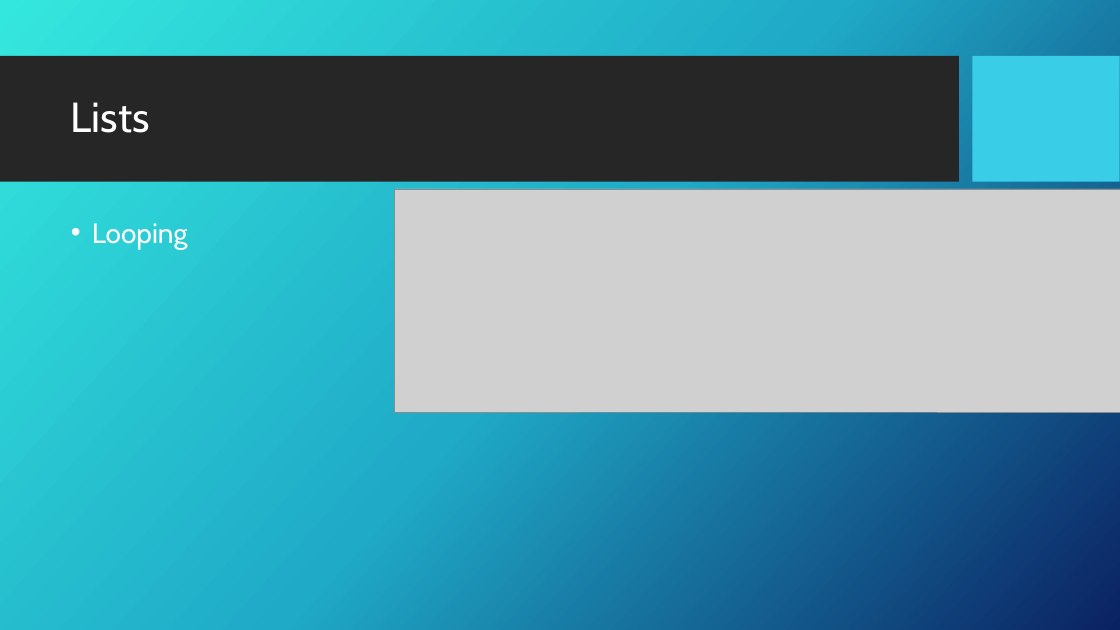
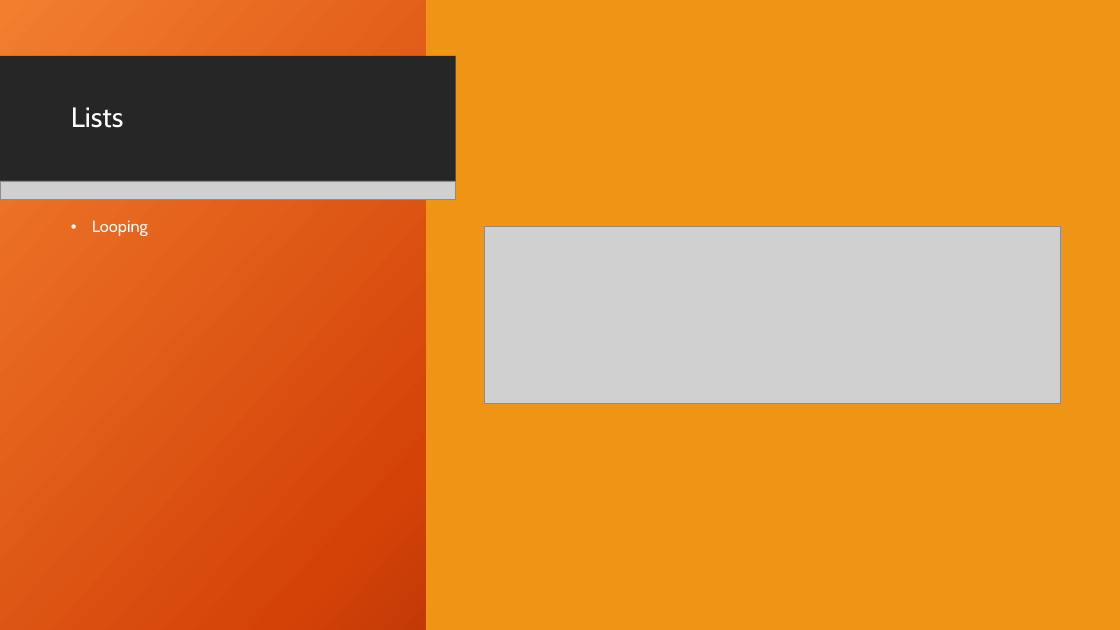
Before and after one commit to GDSC-ADEK/dart-flutter-course, a slide deck: slide 19 of week2/week2_slideshow.pptx (slide 18 before the commit). Drawn at 1120x630 pixels with LibreOffice and Linux fonts; fonts in the diff are those of the drawing; grey boxes stand for pictures; background and template pictures are left out. Boxes give left, top, right and bottom in pixels: in the first picture for what was removed or moved away, otherwise in the second. Text is boxed around its words. In the diff, an @@ line names an element or a change of style, - is before the commit and + after.

```diff
--- a/week2/week2_slideshow.pptx
+++ b/week2/week2_slideshow.pptx
@@ rectangle added at bbox=[0, 0, 1120, 630], fill gradient #F18031 to #D54209 to #6A0D00 @@
@@ rectangle added at bbox=[426, 0, 1120, 630], fill #F09415 @@
@@ rectangle removed at bbox=[0, 56, 959, 182] @@
@@ rectangle added at bbox=[0, 56, 959, 182], fill #262626 @@
@@ rectangle added at bbox=[0, 56, 455, 182], fill #262626 @@
@@ rectangle removed at bbox=[973, 56, 1120, 182] @@
@@ rectangle added at bbox=[973, 56, 1120, 182], fill #F09415 @@
@@ title "Lists" at bbox=[71, 107, 124, 128]: size 36 to 24 pt @@
@@ picture added at bbox=[0, 181, 959, 210] @@
@@ picture added at bbox=[0, 181, 455, 199] @@
@@ picture added at bbox=[973, 181, 1120, 195] @@
@@ text "Looping" at bbox=[92, 220, 148, 236]: size 24 to 14 pt @@
@@ picture: place and size @@
-picture at bbox=[395, 189, 1120, 413]
+picture at bbox=[485, 227, 1061, 404]
```
Also in this commit, not shown: 14 other slides changed, 8 slides added, 8 other files.
